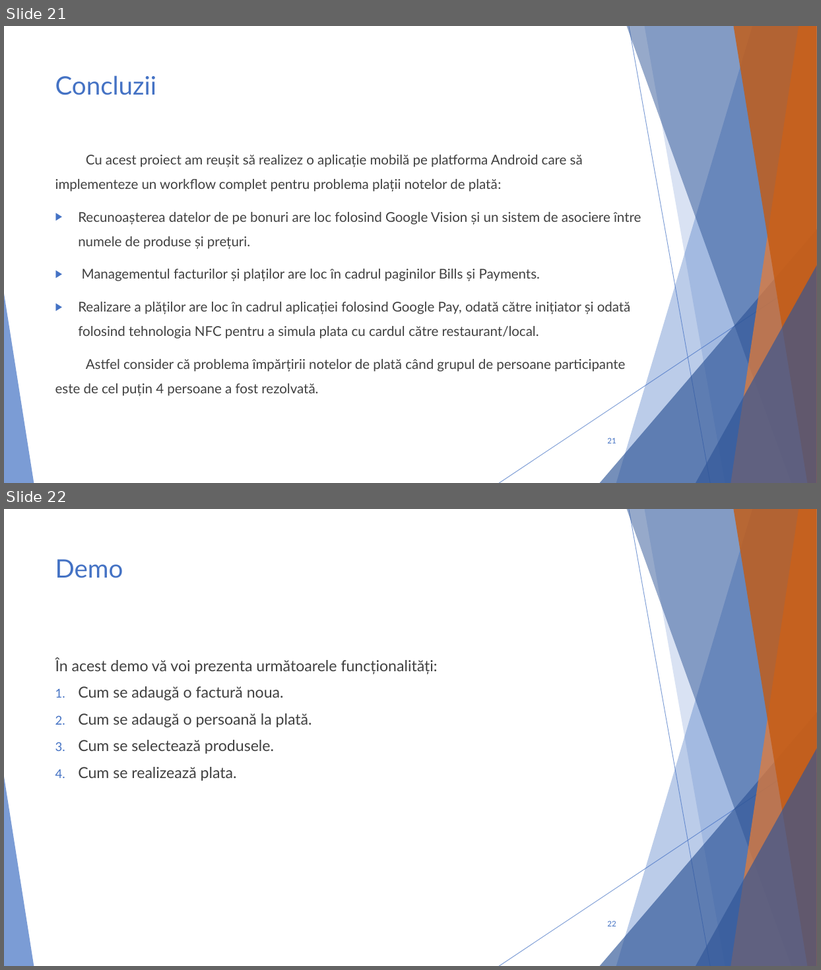
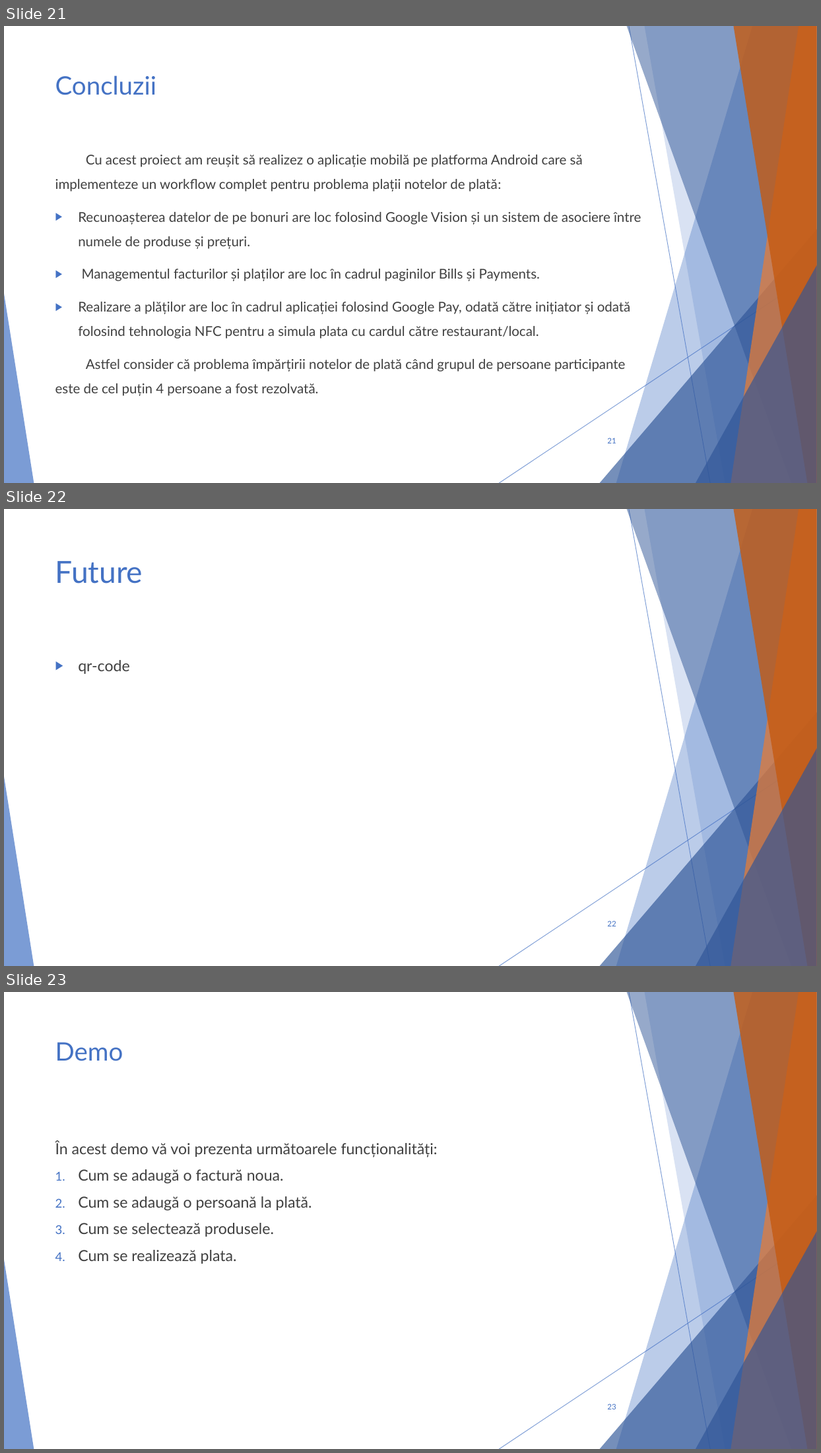
Before and after one commit to cristi-cosulianu/Licenta, a slide deck: Prezentare licenta.pptx. Shown one above the other, each under a label of ours: slides 21 and 22 before the commit, slides 21, 22 and 23 after it. The pictures are 821x970 and 821x1453 pixels, drawn with LibreOffice and Linux fonts; fonts in the diff are those of the drawing. Boxes give left, top, right and bottom in pixels: in the first picture for what was removed or moved away, otherwise in the second. Text is boxed around its words. In the diff, an @@ line names an element or a change of style, - is before the commit and + after.

```diff
--- a/Prezentare licenta.pptx
+++ b/Prezentare licenta.pptx
@@ slide 22 added at (4,509,817,966), background #FFFFFF; not listed: 10 template elements that a slide beside it also shows @@
@@ title added at (55,561,143,584), 36 pt, text #4472C4 @@
+Future
@@ text added at (78,660,129,674), 18 pt, text #404040 @@
+▶ qr-code
@@ page number added at (607,921,616,927), 9 pt, text #4472C4 @@
+22
@@ what was slide 22 is now slide 23 @@
@@ page number at (607,1404,616,1410): text changed @@
-22
+23
```
Also in this commit, not shown: 2 slides changed, 6 other files.
